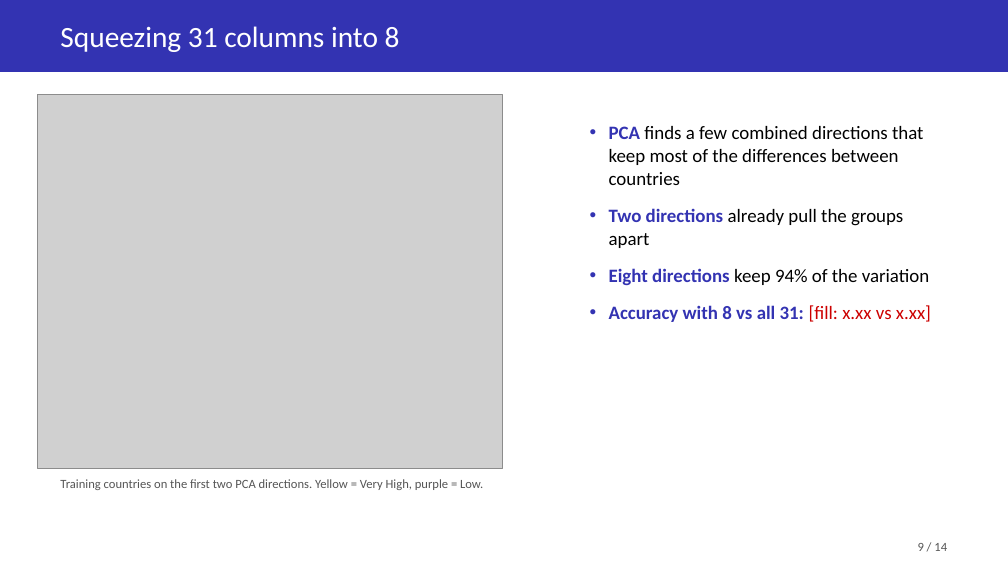
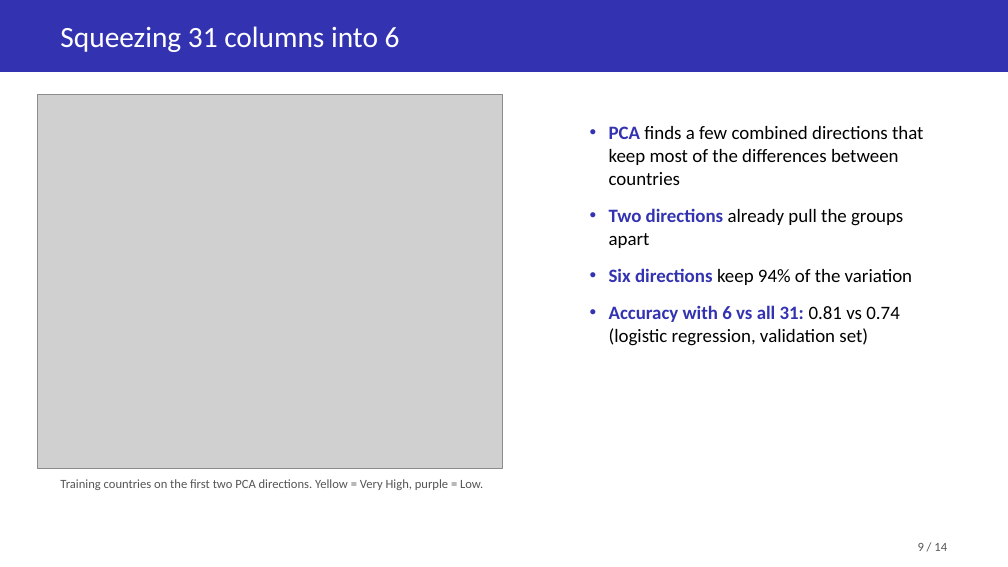
Before and after one commit to Soemon007/DS203_GroupProject, a slide deck: slide 9 of deliverables/DS203_Slides.pptx. Drawn at 1008x567 pixels with LibreOffice and Linux fonts; fonts in the diff are those of the drawing; grey boxes stand for pictures. Boxes give left, top, right and bottom in pixels: in the first picture for what was removed or moved away, otherwise in the second. Text is boxed around its words. In the diff, an @@ line names an element or a change of style, - is before the commit and + after.

```diff
--- a/deliverables/DS203_Slides.pptx
+++ b/deliverables/DS203_Slides.pptx
@@ text at [60, 26, 400, 52]: text changed @@
-Squeezing 31 columns into 8
+Squeezing 31 columns into 6
@@ text at [609, 268, 912, 346]: text changed; text colour #3333B2 to #000000 @@
-• Eight directions keep 94% of the variation
-• Accuracy with 8 vs all 31: [fill: x.xx vs x.xx]
+• Six directions keep 94% of the variation
+• Accuracy with 6 vs all 31: 0.81 vs 0.74 (logistic regression, validation set)
```
Also in this commit, not shown: 5 other slides changed.
